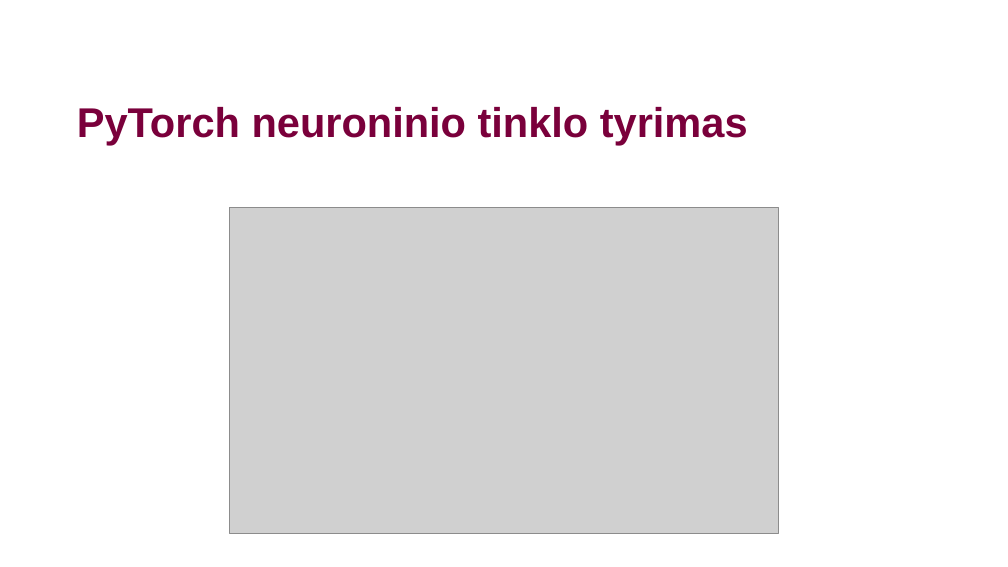
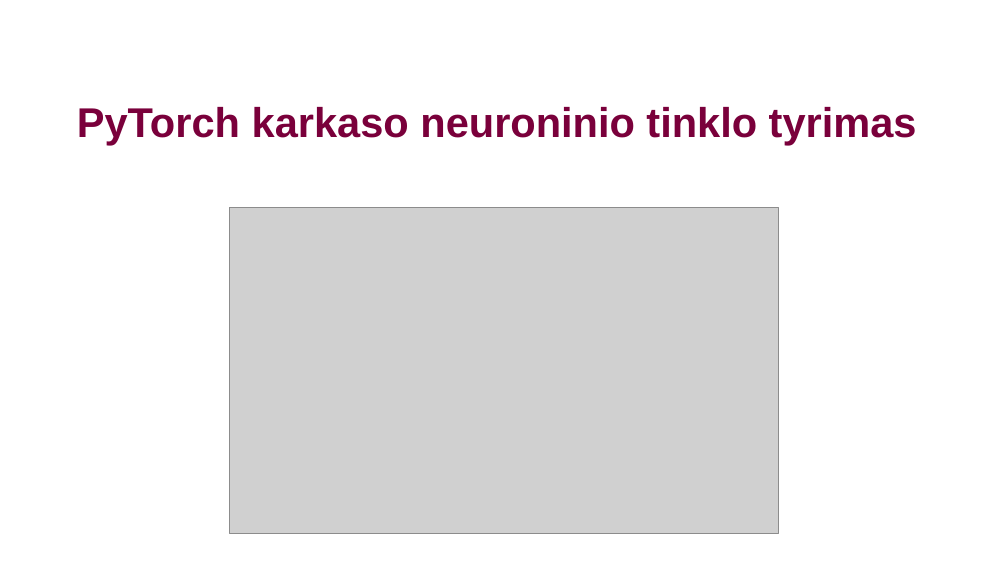
Before and after one commit to PauliusMilmantas/Bakalaurinis_darbas, a slide deck: slide 10 of Straipsnis/Pristatymas.pptx. Drawn at 1008x567 pixels with LibreOffice and Linux fonts; fonts in the diff are those of the drawing; grey boxes stand for pictures; background and template pictures are left out. Boxes give left, top, right and bottom in pixels: in the first picture for what was removed or moved away, otherwise in the second. Text is boxed around its words. In the diff, an @@ line names an element or a change of style, - is before the commit and + after.

```diff
--- a/Straipsnis/Pristatymas.pptx
+++ b/Straipsnis/Pristatymas.pptx
@@ title at box(77, 107, 917, 145): text changed @@
-PyTorch neuroninio tinklo tyrimas
+PyTorch karkaso neuroninio tinklo tyrimas
```
Also in this commit, not shown: 1 other slide changed, 1 other file.
